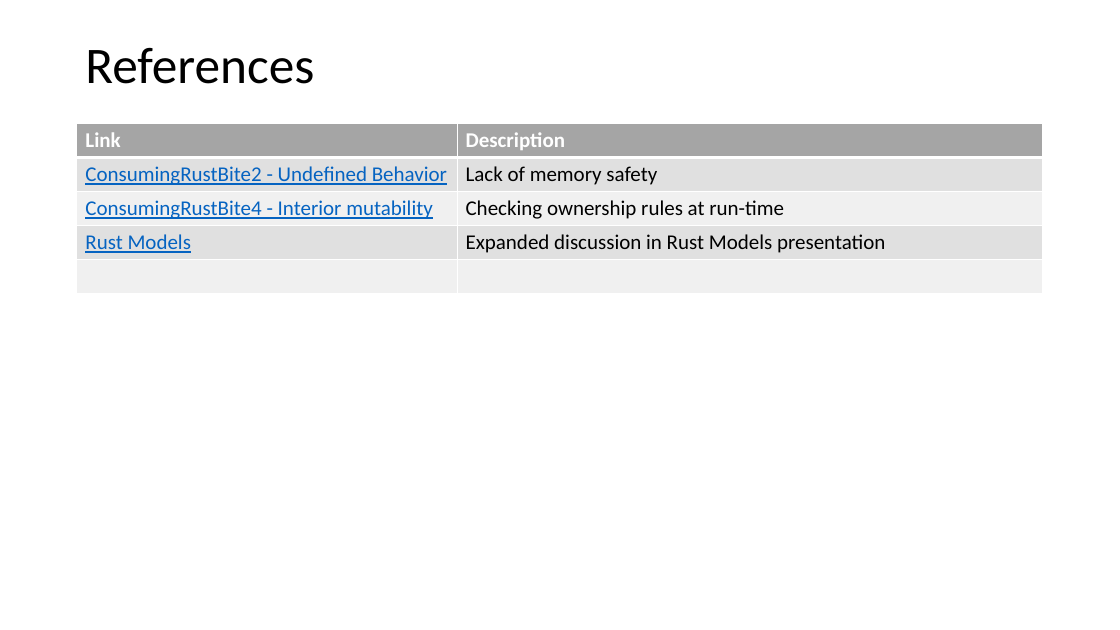
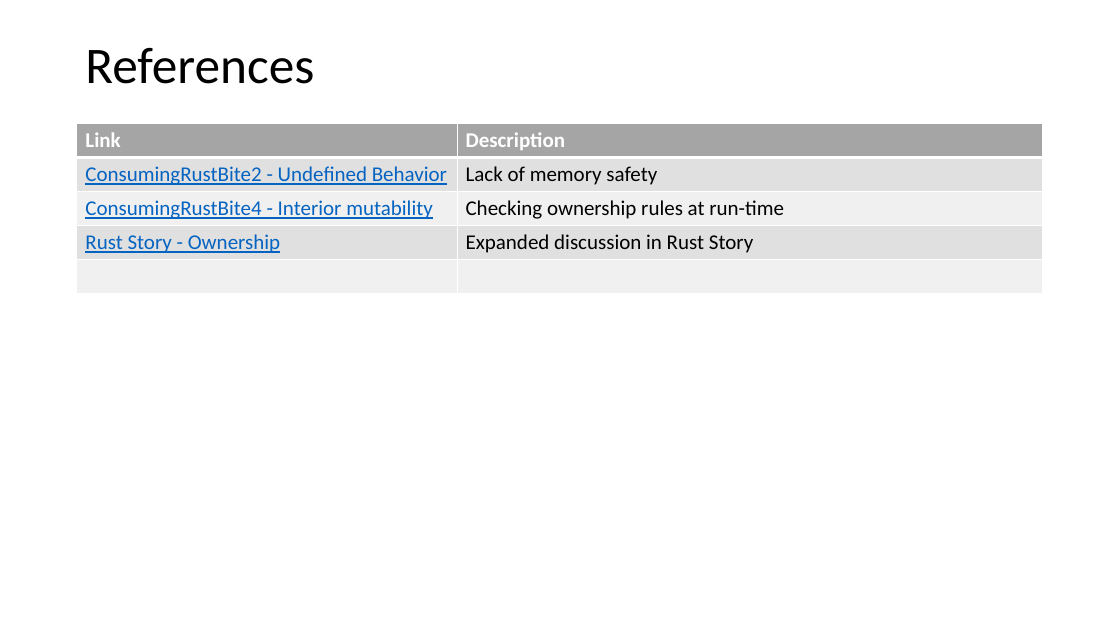
Before and after one commit to JimFawcett/JimFawcett.github.io, a slide deck: slide 13 of Resources/ConsumingRustBite3.pptx. Drawn at 1120x630 pixels with LibreOffice and Linux fonts; fonts in the diff are those of the drawing. Boxes give left, top, right and bottom in pixels: in the first picture for what was removed or moved away, otherwise in the second. Text is boxed around its words. In the diff, an @@ line names an element or a change of style, - is before the commit and + after.

```diff
--- a/Resources/ConsumingRustBite3.pptx
+++ b/Resources/ConsumingRustBite3.pptx
@@ table at bbox=[77, 124, 1044, 294] @@
-row 4, column 1: Rust Models
+row 4, column 1: Rust Story - Ownership
-row 4, column 2: Expanded discussion in Rust Models presentation
+row 4, column 2: Expanded discussion in Rust Story
```
Also in this commit, not shown: 2 other files.
